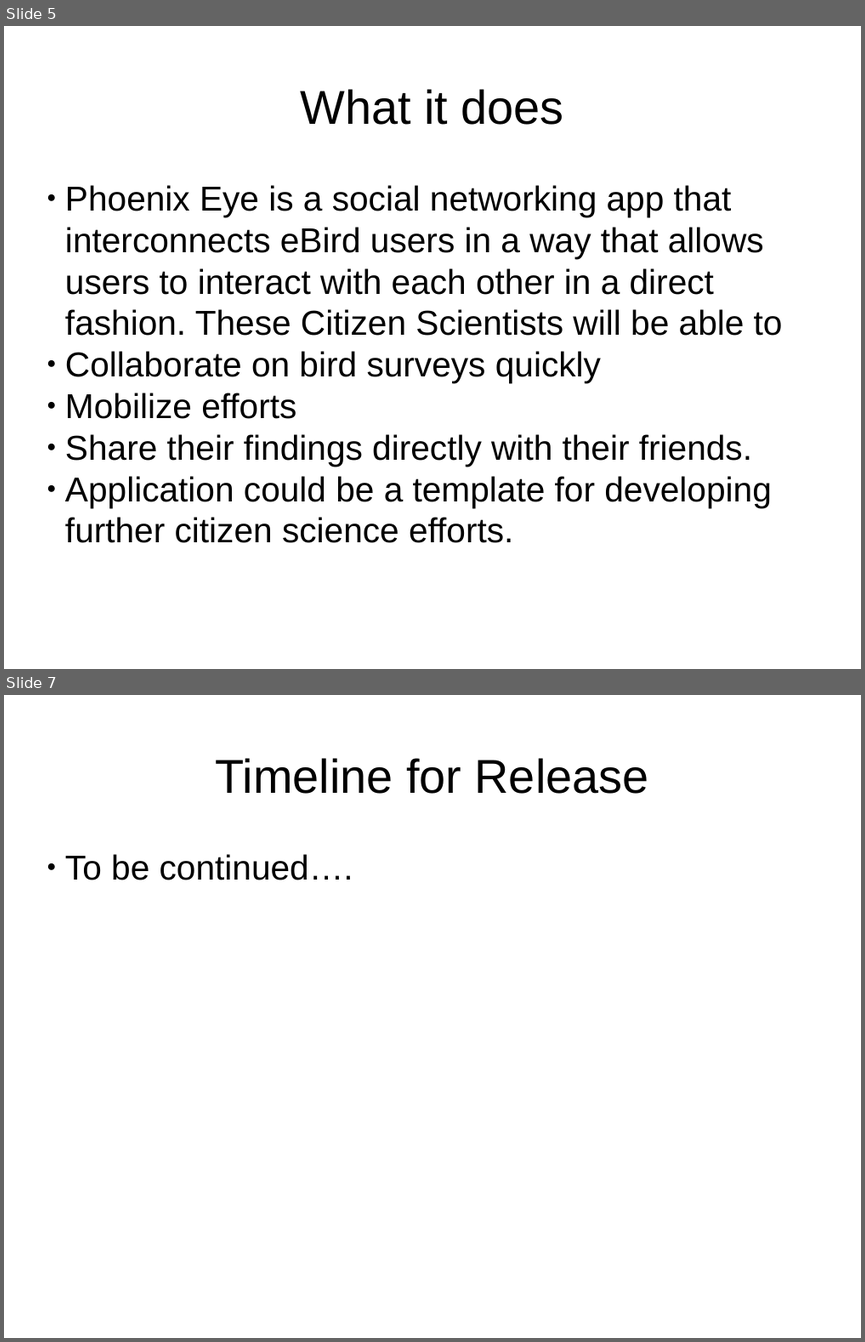
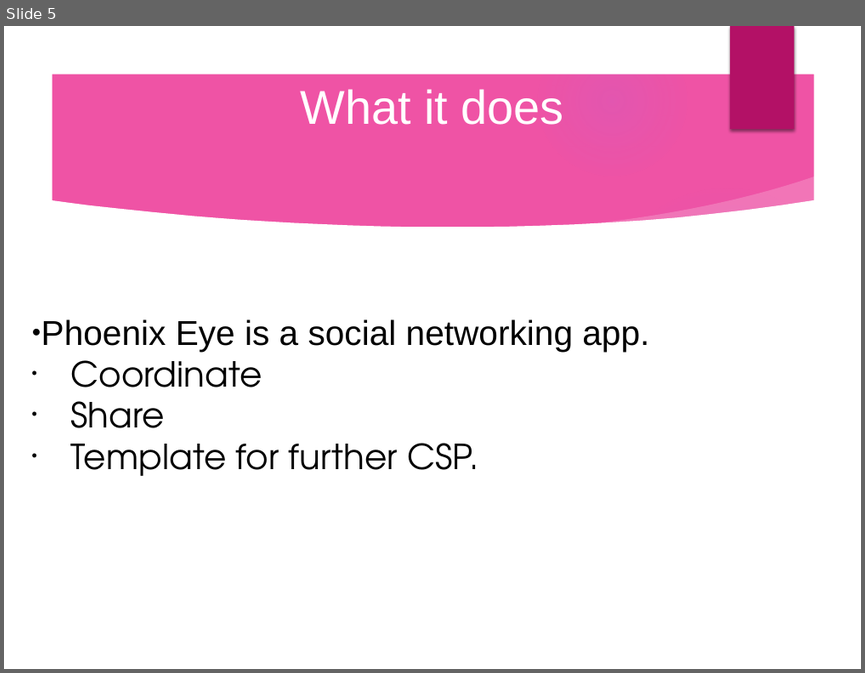
Before and after one commit to qrprat77/https---github.com-qrprat77-Biology_project, a slide deck: Resource/Bio_Presentation.pptx. Shown one above the other, each under a label of ours: slides 5 and 7 before the commit, slide 5 after it; the slides between them are not shown. The pictures are 865x1342 and 865x673 pixels, drawn with LibreOffice and Linux fonts; fonts in the diff are those of the drawing; background and template pictures are left out. Boxes give left, top, right and bottom in pixels: in the first picture for what was removed or moved away, otherwise in the second. Text is boxed around its words. In the diff, an @@ line names an element or a change of style, - is before the commit and + after.

Commit message:
Added some content, formatted slides.

```diff
--- a/Resource/Bio_Presentation.pptx
+++ b/Resource/Bio_Presentation.pptx
@@ slide 7 removed at (x1=4, y1=695, x2=861, y2=1338), background #FFFFFF @@
@@ text removed at (x1=216, y1=758, x2=649, y2=794) @@
-Timeline for Release
@@ text removed at (x1=65, y1=854, x2=353, y2=880) @@
-● To be continued….
@@ slide 5 changed as well @@
@@ background #FFFFFF to picture (left out) @@
@@ group added at (x1=4, y1=26, x2=861, y2=669): 4 ellipses, 3 freeform shapes @@
@@ rectangle added at (x1=730, y1=26, x2=794, y2=130), fill #B31166 @@
@@ text "What it does" at (x1=301, y1=89, x2=564, y2=125): text colour #000000 to #FFFFFF @@
@@ text at (x1=41, y1=319, x2=649, y2=476): text changed; font Arial to TeX Gyre Adventor @@
-● Phoenix Eye is a social networking app that interconnects eBird users in a way that allows users to interact with each other in a direct fashion. These Citizen Scientists will be able to
-● Collaborate on bird surveys quickly
-● Mobilize efforts
-● Share their findings directly with their friends.
-● Application could be a template for developing further citizen science efforts.
+● Phoenix Eye is a social networking app.
+• Coordinate
+• Share
+• Template for further CSP.
```
Also in this commit, not shown: 4 other slides changed, 3 slides added, 2 other slides removed.
